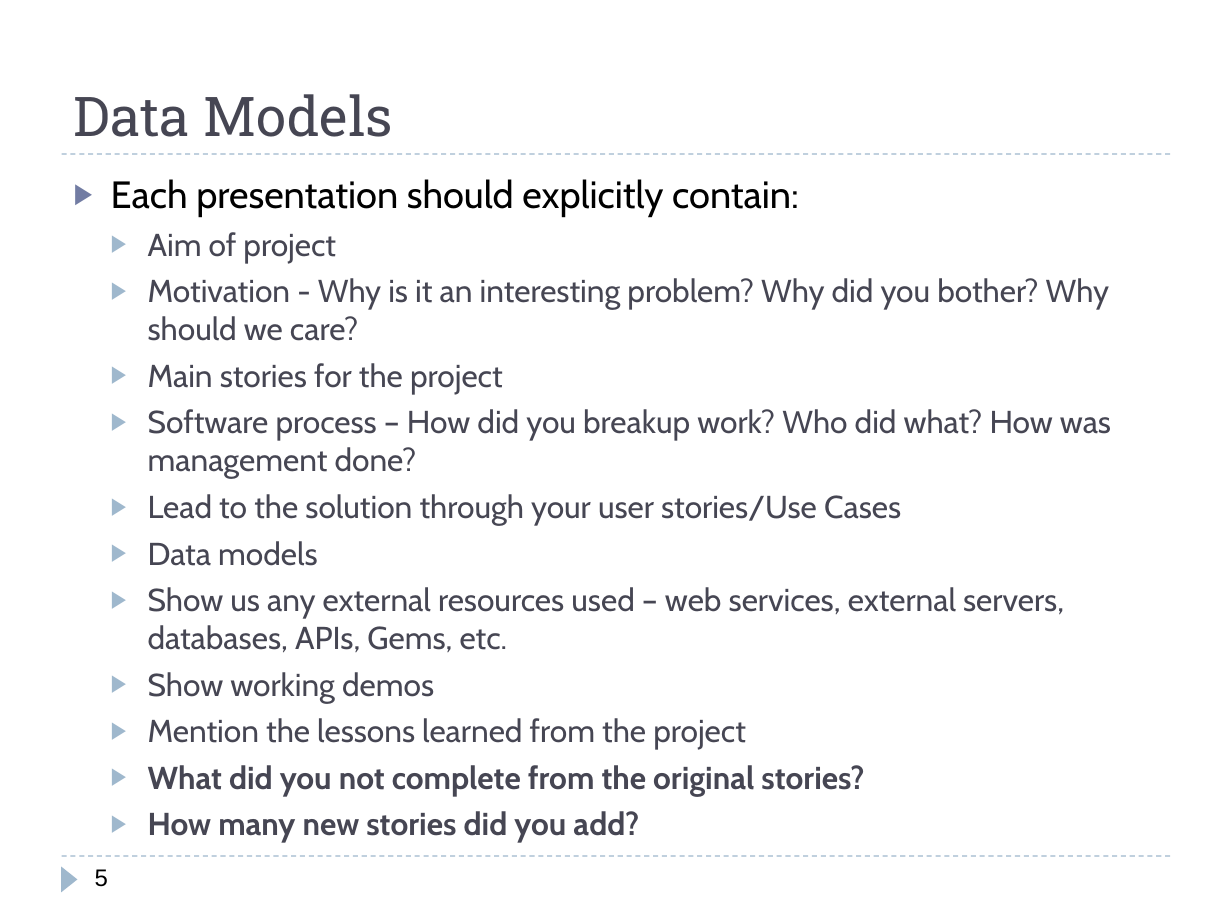
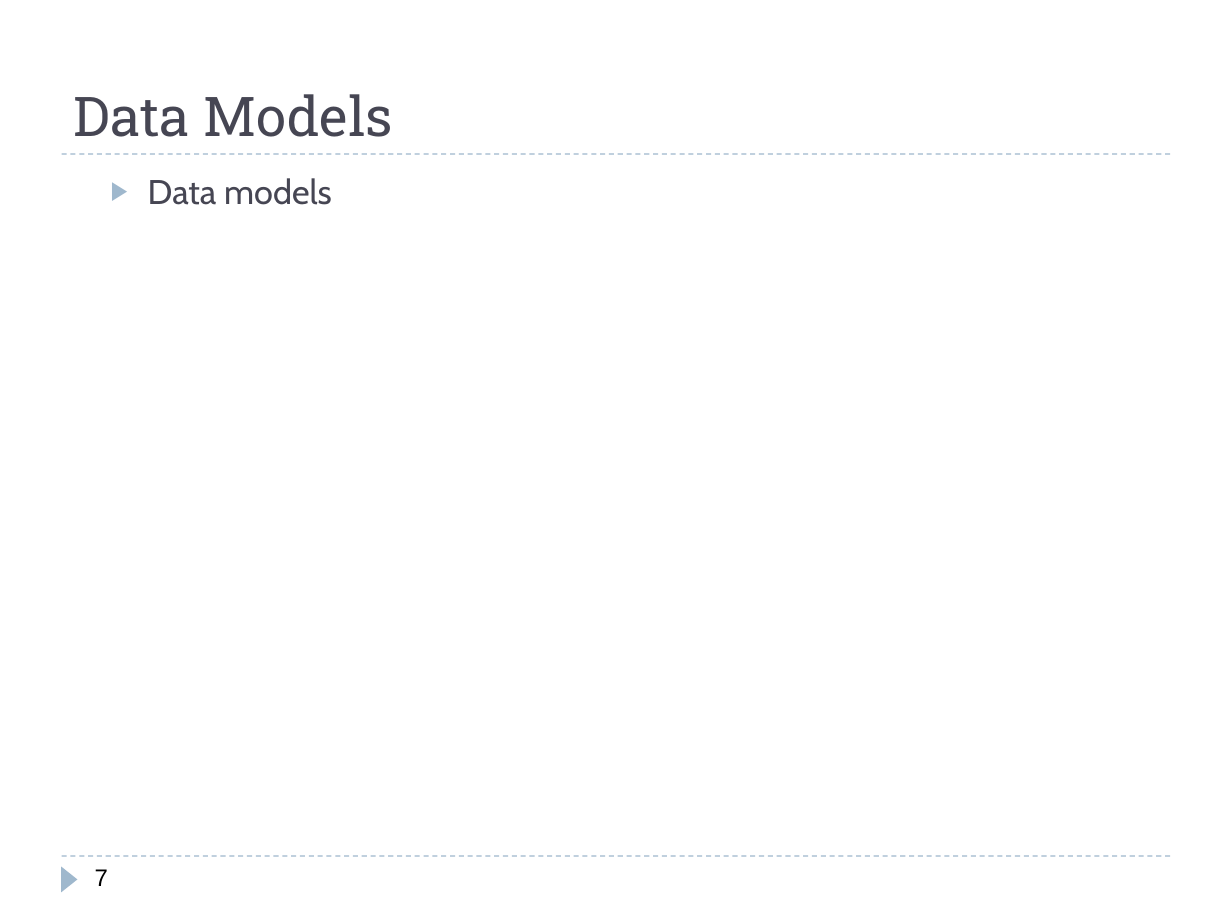
Before and after one commit to Polo08816/AdWebDevProjectRepo, a slide deck: slide 7 of Documents/Presentation.pptx (slide 5 before the commit). Drawn at 1232x924 pixels with LibreOffice and Linux fonts; fonts in the diff are those of the drawing. Boxes give left, top, right and bottom in pixels: in the first picture for what was removed or moved away, otherwise in the second. Text is boxed around its words. In the diff, an @@ line names an element or a change of style, - is before the commit and + after.

```diff
--- a/Documents/Presentation.pptx
+++ b/Documents/Presentation.pptx
@@ text "Data models" at [148,178,332,205]: size 18.5 to 20 pt @@
@@ text at [111,179,1111,525]: paragraphs removed @@
-▶ Each presentation should explicitly contain:
-  ▶ Aim of project
-  ▶ Motivation - Why is it an interesting problem? Why did you bother? Why should we care?
-  ▶ Main stories for the project
-  ▶ Software process – How did you breakup work? Who did what? How was management done?
-  ▶ Lead to the solution through your user stories/Use Cases
@@ text at [148,587,1064,842]: paragraphs removed @@
-  ▶ Show us any external resources used – web services, external servers, databases, APIs, Gems, etc.
-  ▶ Show working demos
-  ▶ Mention the lessons learned from the project
-  ▶ What did you not complete from the original stories?
-  ▶ How many new stories did you add?
@@ page number at [95,869,108,886]: text changed @@
-5
+7
```
Also in this commit, not shown: 3 other slides changed, 1 slide added.
